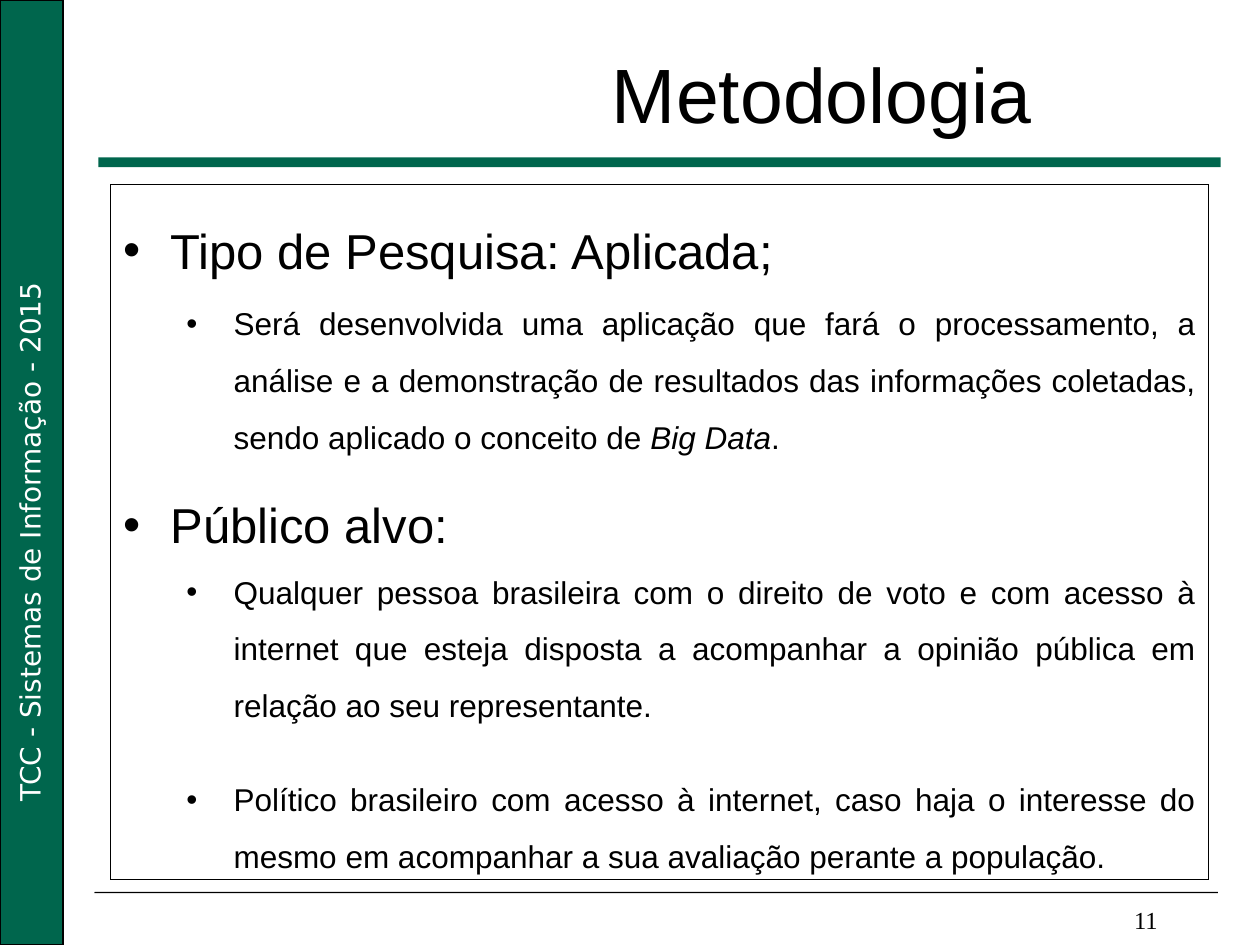
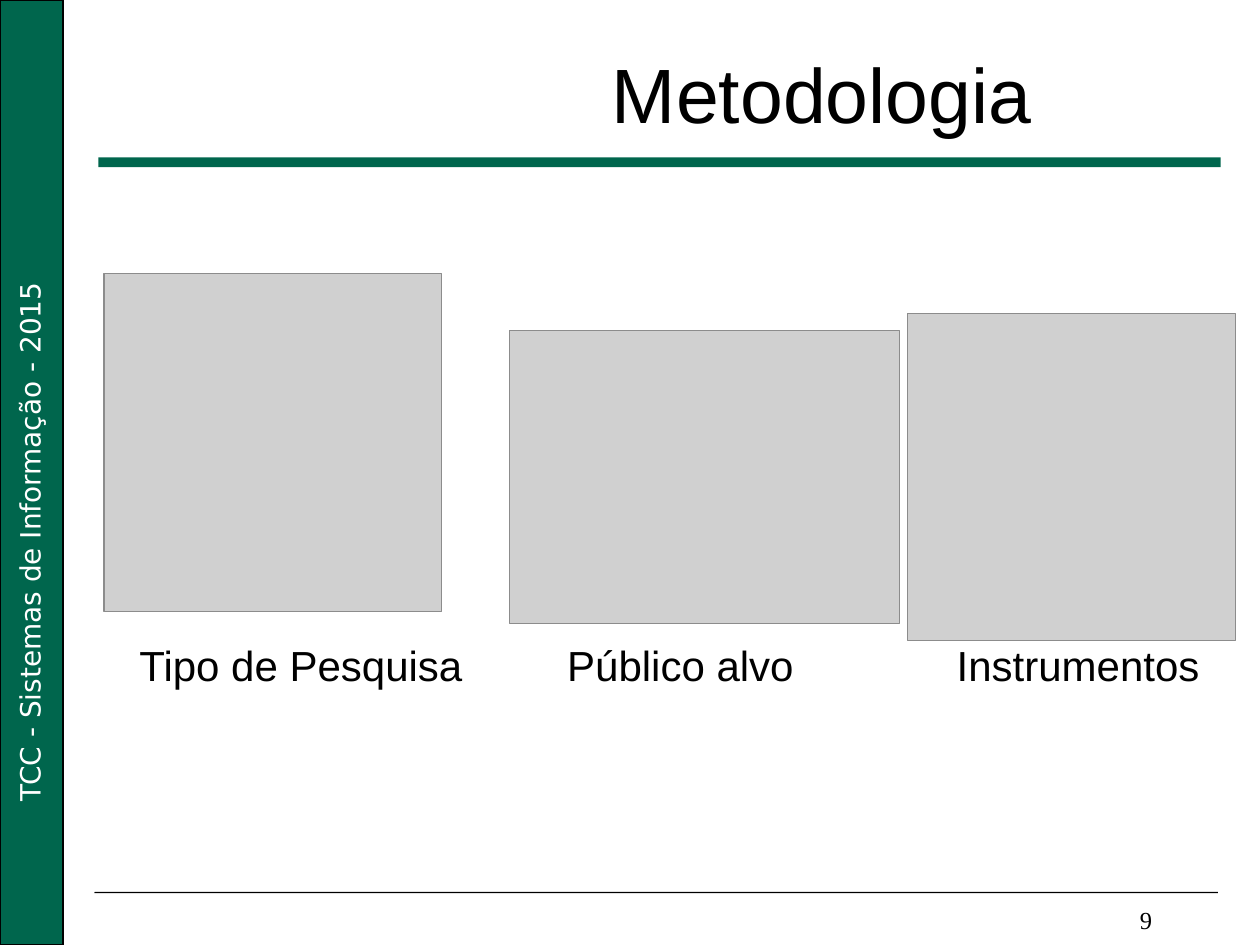
Before and after one commit to Nikofoxxx/TCC, a slide deck: slide 9 of documents/life_cycle/Apresentação_Big_Data.pptx (slide 11 before the commit). Drawn at 1260x945 pixels with LibreOffice and Linux fonts; fonts in the diff are those of the drawing; grey boxes stand for pictures; background and template pictures are left out. Boxes give left, top, right and bottom in pixels: in the first picture for what was removed or moved away, otherwise in the second. Text is boxed around its words. In the diff, an @@ line names an element or a change of style, - is before the commit and + after.

```diff
--- a/documents/life_cycle/Apresentação_Big_Data.pptx
+++ b/documents/life_cycle/Apresentação_Big_Data.pptx
@@ picture added at <box>105,273,442,611</box> @@
@@ picture added at <box>907,314,1235,640</box> @@
@@ picture added at <box>509,331,900,624</box> @@
@@ text "Tipo de Pesquisa Público alvo ...": place and size @@
-text "Tipo de Pesquisa Público alvo ..." at <box>111,185,1208,879</box>
+text "Tipo de Pesquisa Público alvo ..." at <box>139,650,1200,689</box>
@@ text "Tipo de Pesquisa Público alvo ..." at <box>139,650,1200,689</box>: outline #000000 0.75 pt to none @@
@@ text at <box>139,650,1200,689</box>: text changed; size 18 to 24 pt @@
-• Tipo de Pesquisa: Aplicada;
-  • Será desenvolvida uma aplicação que fará o processamento, a análise e a demonstração de resultados das informações coletadas, sendo aplicado o conceito de Big Data.
-• Público alvo:
-  • Qualquer pessoa brasileira com o direito de voto e com acesso à internet que esteja disposta a acompanhar a opinião pública em relação ao seu representante.
-  • Político brasileiro com acesso à internet, caso haja o interesse do mesmo em acompanhar a sua avaliação perante a população.
+Tipo de Pesquisa Público alvo Instrumentos
@@ text at <box>1140,912,1152,930</box>: text changed @@
-11
+9
```
Also in this commit, not shown: 12 other slides changed, 1 slide added, 3 slides removed, 3 other files.
